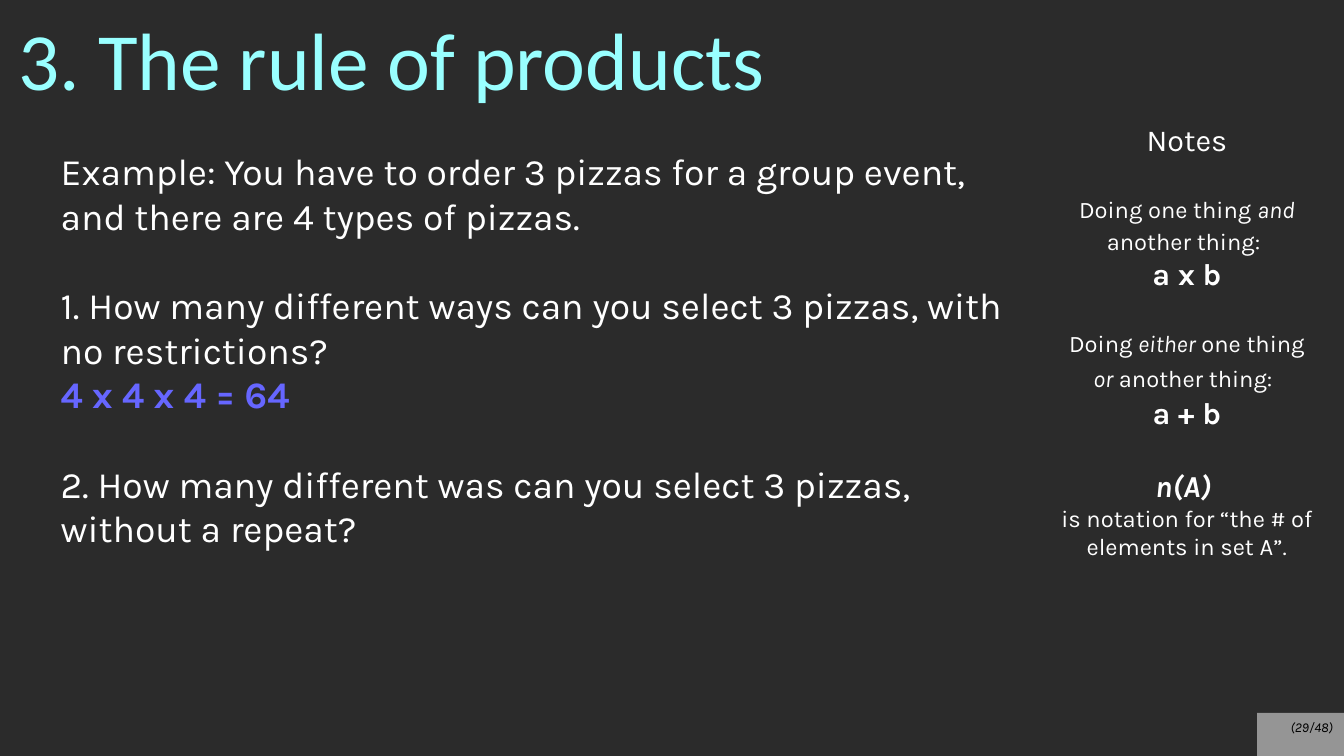
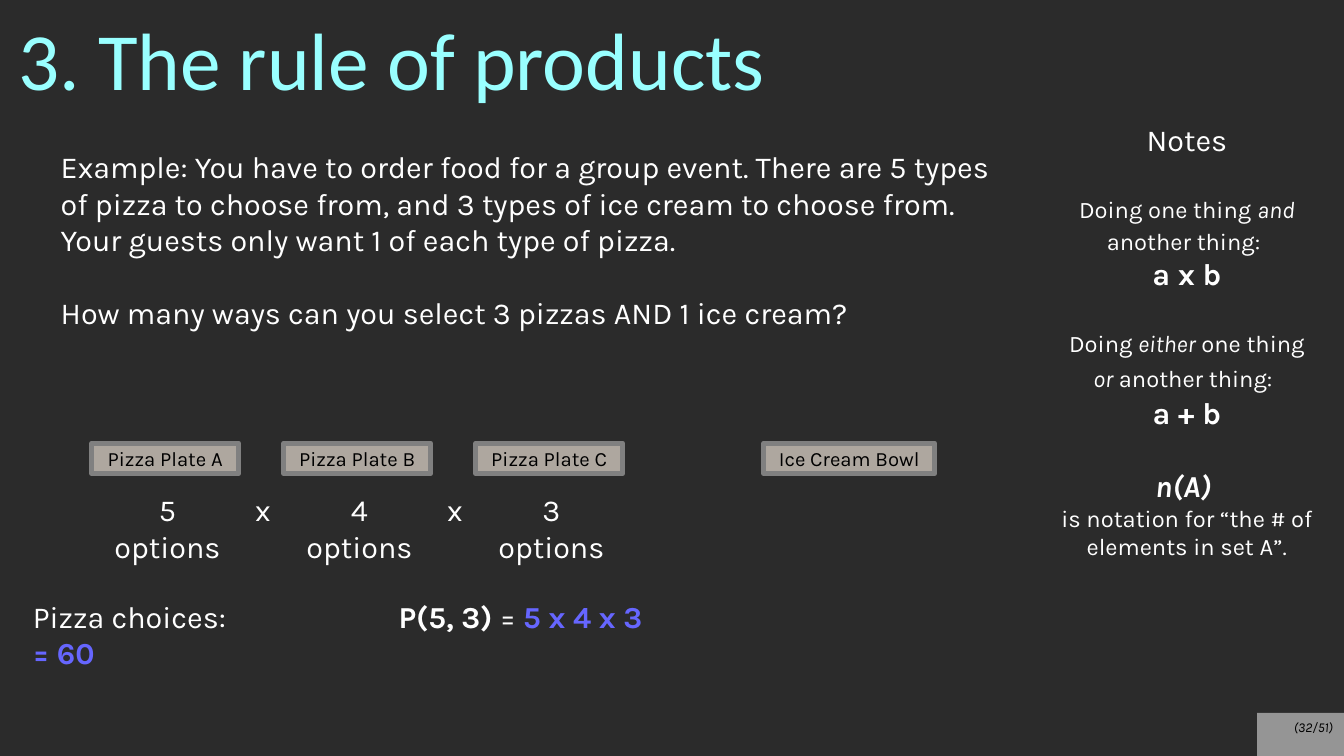
Before and after one commit to nguyenchithien/CS211-Discrete-Structures-II, a slide deck: slide 32 of Lectures/Lecture 5.2.odp (slide 29 before the commit). Drawn at 1344x756 pixels with LibreOffice and Linux fonts; fonts in the diff are those of the drawing; background and template pictures are left out; a plain dark background stands for a picture behind light text. Boxes give left, top, right and bottom in pixels: in the first picture for what was removed or moved away, otherwise in the second. Text is boxed around its words. In the diff, an @@ line names an element or a change of style, - is before the commit and + after.

```diff
--- a/Lectures/Lecture 5.2.odp
+++ b/Lectures/Lecture 5.2.odp
@@ text at bbox=[61, 157, 989, 332]: text changed; size 22 to 18 pt @@
-Example: You have to order 3 pizzas for a group event, and there are 4 types of pizzas.
-1. How many different ways can you select 3 pizzas, with no restrictions?
-4 x 4 x 4 = 64
-2. How many different was can you select 3 pizzas, without a repeat?
+Example: You have to order food for a group event. There are 5 types of pizza to choose from, and 3 types of ice cream to choose from. Your guests only want 1 of each type of pizza.
+How many ways can you select 3 pizzas AND 1 ice cream?
@@ rectangle added at bbox=[91, 444, 238, 474], fill #AEA79F, outline #808080 2.89 pt, 12 pt, text #000000 @@
+Pizza Plate A
@@ rectangle added at bbox=[284, 444, 431, 474], fill #AEA79F, outline #808080 2.89 pt, 12 pt, text #000000 @@
+Pizza Plate B
@@ rectangle added at bbox=[476, 444, 622, 474], fill #AEA79F, outline #808080 2.89 pt, 12 pt, text #000000 @@
+Pizza Plate C
@@ rectangle added at bbox=[765, 444, 935, 474], fill #AEA79F, outline #808080 2.89 pt, 12 pt, text #000000 @@
+Ice Cream Bowl
@@ text added at bbox=[114, 502, 220, 565], 18 pt, text #FFFFFF @@
+5 options
@@ text added at bbox=[255, 506, 271, 521], 18 pt, text #FFFFFF @@
+x
@@ text added at bbox=[306, 501, 412, 565], 18 pt, text #FFFFFF @@
+4 options
@@ text added at bbox=[447, 506, 463, 521], 18 pt, text #FFFFFF @@
+x
@@ text added at bbox=[498, 501, 604, 565], 18 pt, text #FFFFFF @@
+3 options
@@ text added at bbox=[33, 605, 642, 632], 18 pt, text #FFFFFF @@
+Pizza choices: P(5, 3) = 5 x 4 x 3 = 60
@@ page number at bbox=[1294, 722, 1333, 734]: text changed @@
-(29/48)
+(32/51)
```
Also in this commit, not shown: 23 other slides changed, 11 slides added, 8 slides removed, 1 other file.
